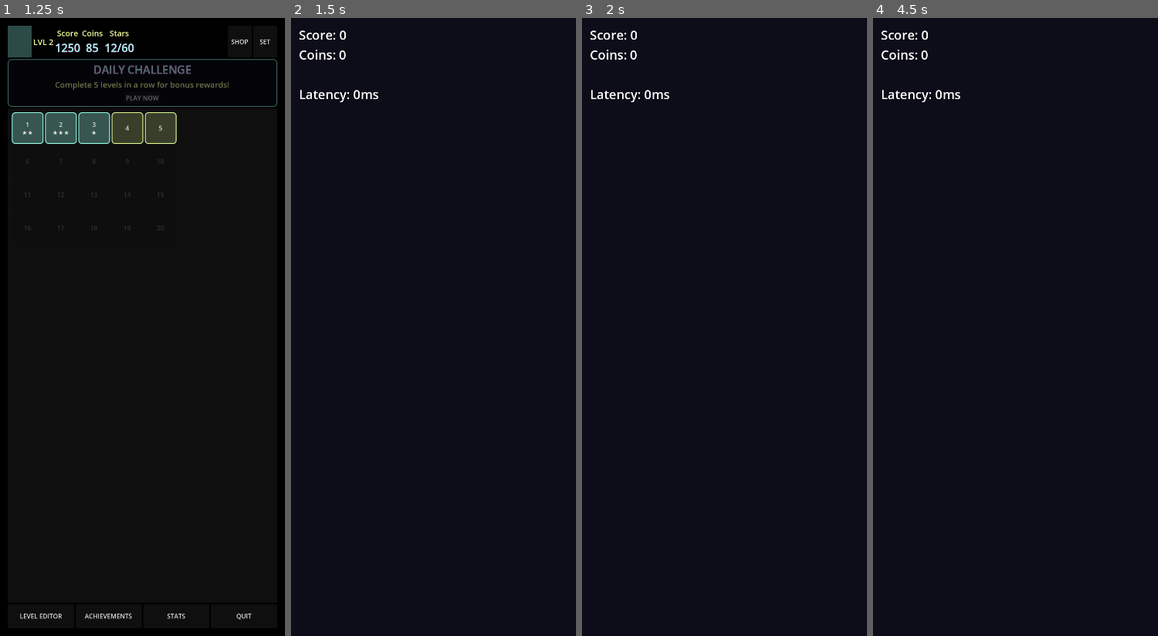
Above: before the commit, frames 1-4 (left to right).
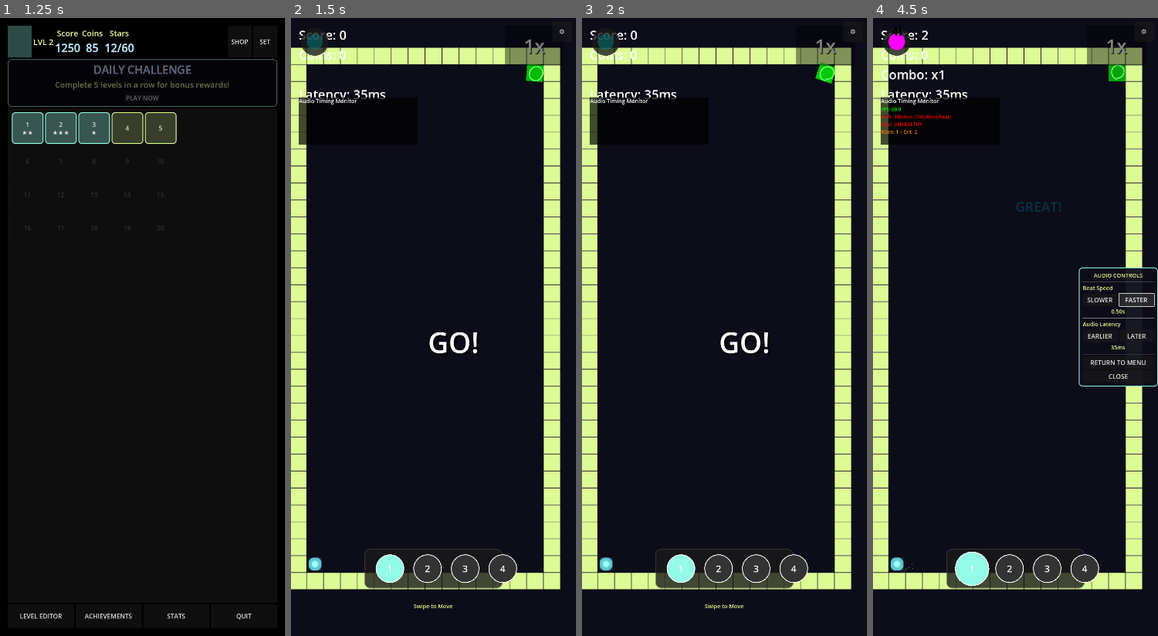
Above: after the commit, the same moments.

Repository: rubiconRiver/tomb-of-the-mask-clone
Game: Godot game, scene res://scenes/TestStart.tscn
Two runs of this game, one before a commit and one after it. Both use one fixed random seed, a clock stepped at 60 frames per second and the inputs below.
Inputs (mouse positions are in pixels of both pictures, inside the frame that each line leads up to):
- Up to frame 1 (1.25 s): tap Enter at 0.5 s; move the mouse to (205, 296) at 0.52 s; hold Right from 0.53 s (still down); hold M from 0.53 s (still down); click (205, 296) at 0.67 s
- Up to frame 2 (1.5 s): release Right at 1.25 s; release M at 1.25 s; click "PLAY NOW" at 1.25 s
- Up to frame 3 (2 s): no input
- Up to frame 4 (4.5 s): click (1143, 30) at 2 s, where only the run after the commit has a clickable "⚙️"; click (1101, 302) at 2.75 s, where only the run after the commit has a clickable "SLOWER"; drag from (958, 357) to (1001, 450) at 3.52 s; click (1135, 302) at 4.25 s, where only the run after the commit has a clickable "FASTER"

Frame 1 is identical in both runs. In frame 2, 17% of the frame differs, in the area x 0-96%, y 1-96%; in frame 3, 17%; in frame 4, 17%, in the area x 0-100%, y 1-93%.
Error before the commit: Parse Error: Identifier "multiplier" not declared in the current scope. (res://scripts/GameManager.gd:716)

Commit message:
Fix multiplier variable error in next_level()
- Removed direct multiplier assignment since it's not a class variable
- Multiplier is properly reset through style_score_manager.reset_score()
- Fixed "Identifier 'multiplier' not declared" error

🤖 Generated with [Claude Code](https://claude.ai/code)

Co-Authored-By: Claude <noreply@anthropic.com>

Diff:
--- a/scripts/GameManager.gd
+++ b/scripts/GameManager.gd
@@ -712,9 +712,6 @@
 	if style_score_manager:
 		style_score_manager.reset_score()
 
-	# Reset multiplier
-	multiplier = 1
-
 	# Reset audio state
 	AudioManager.stop_ambient_guitar()
 
